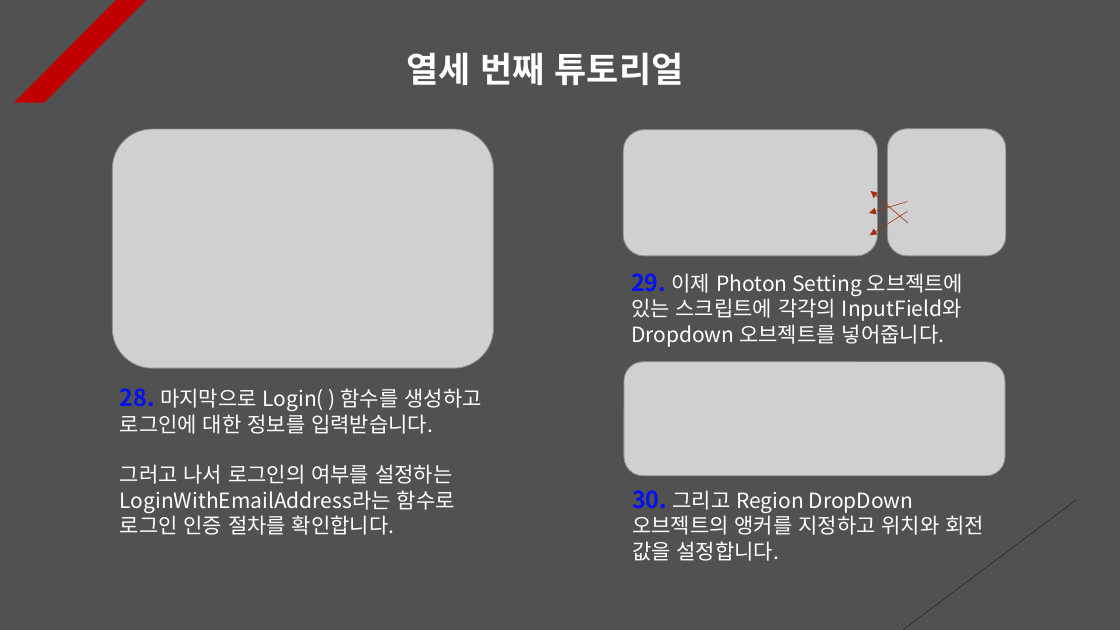
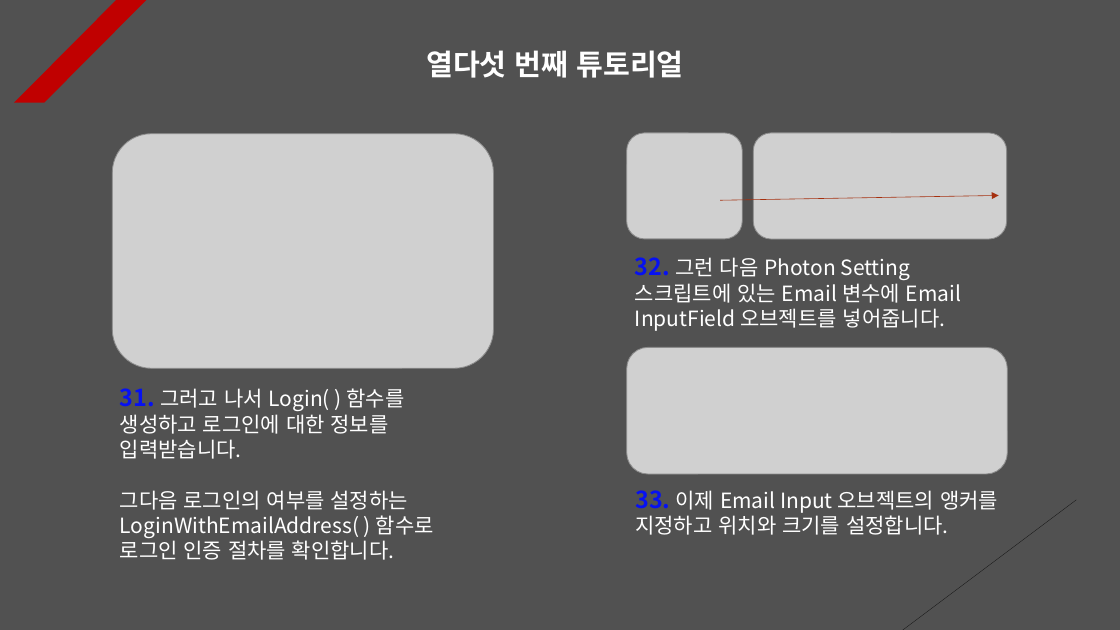
Before and after one commit to Unity2033/3D-UnityEngine, a slide deck: slide 15 of Assets/Class/Photon Server/PPT Data/Photon PlayFab.pptx. Drawn at 1120x630 pixels with LibreOffice and Linux fonts; fonts in the diff are those of the drawing; grey boxes stand for pictures. Boxes give left, top, right and bottom in pixels: in the first picture for what was removed or moved away, otherwise in the second. Text is boxed around its words. In the diff, an @@ line names an element or a change of style, - is before the commit and + after.

Commit message:
Photon PPT Data Update
- Delete regional settings system
  with dropdown

- Edit popup content

```diff
--- a/Assets/Class/Photon Server/PPT Data/Photon PlayFab.pptx
+++ b/Assets/Class/Photon Server/PPT Data/Photon PlayFab.pptx
@@ text at <box>426,50,684,78</box>: text changed; size 30 to 25 pt @@
-열세 번째 튜토리얼
+열다섯 번째 튜토리얼
@@ picture: place and size @@
-picture at <box>113,129,494,369</box>
+picture at <box>113,134,494,368</box>
@@ picture removed at <box>623,129,878,255</box> @@
@@ picture added at <box>627,133,743,239</box> @@
@@ picture added at <box>754,133,1007,239</box> @@
@@ picture removed at <box>887,129,1006,255</box> @@
@@ arrow moved from (907, 202) - (870, 213) to (720, 200) - (999, 196) @@
@@ arrow removed from (908, 223) to (870, 191) @@
@@ arrow removed from (907, 212) to (870, 235) @@
@@ text at <box>635,257,961,331</box>: text changed @@
-29. 이제 Photon Setting 오브젝트에 있는 스크립트에 각각의 InputField와 Dropdown 오브젝트를 넣어줍니다.
+32. 그런 다음 Photon Setting 스크립트에 있는 Email 변수에 Email InputField 오브젝트를 넣어줍니다.
@@ picture: place and size @@
-picture at <box>624,362,1006,476</box>
+picture at <box>627,348,1007,475</box>
@@ text at <box>120,388,434,560</box>: text changed @@
-28. 마지막으로 Login( ) 함수를 생성하고 로그인에 대한 정보를 입력받습니다.
-그러고 나서 로그인의 여부를 설정하는 LoginWithEmailAddress라는 함수로 로그인 인증 절차를 확인합니다.
+31. 그러고 나서 Login( ) 함수를 생성하고 로그인에 대한 정보를 입력받습니다.
+그다음 로그인의 여부를 설정하는 LoginWithEmailAddress( ) 함수로 로그인 인증 절차를 확인합니다.
@@ text at <box>635,490,998,535</box>: text changed @@
-30. 그리고 Region DropDown 오브젝트의 앵커를 지정하고 위치와 회전 값을 설정합니다.
+33. 이제 Email Input 오브젝트의 앵커를 지정하고 위치와 크기를 설정합니다.
```
Also in this commit, not shown: 7 other slides changed, 4 other files.
